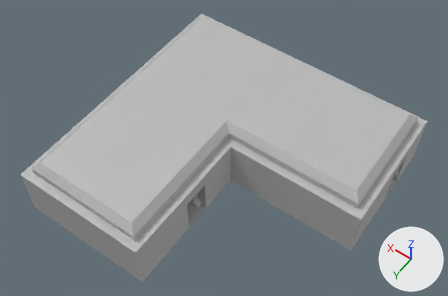
A saved change to the FBX model Assets/Models/Room 02.fbx.
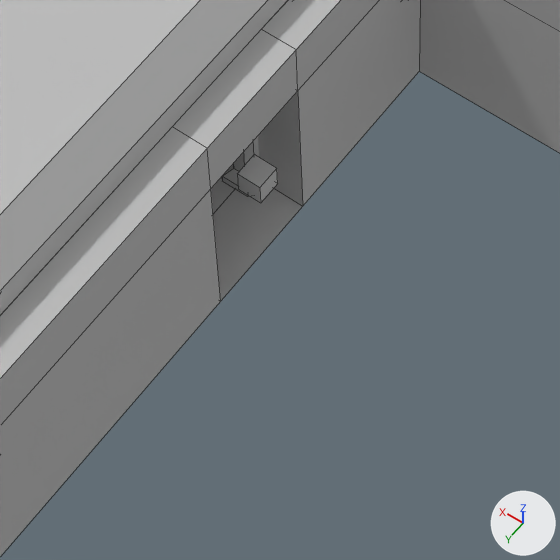
Each version appears first whole from a camera (50 mm lens) standing at (-12.91, 26.68, 37.53) and looking at (2.79, 4.7, 2.99), and next in a close-up on the part from 32% to 58% of the width and 56% to 95% of the height. The axes (+X, +Y, +Z) are drawn at lower right. The lights are the same throughout. The close-ups show mesh edges as thin lines. Where no turn or scale is listed for an object, it has been applied to the vertices.

In view in the first close-up: 'Door_03', 'Roof', 'Room_02', 'piller_035'.
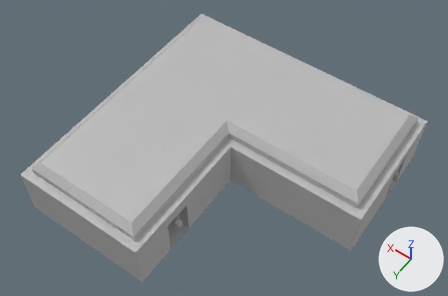
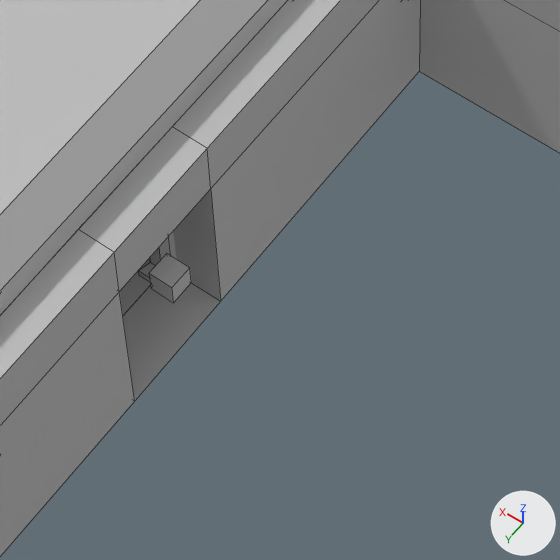
Commit message: updated door on room 2

The change, as a diff of the scene's bpy script:
```diff
--- a/Assets/Models/Room 02.fbx.py
+++ b/Assets/Models/Room 02.fbx.py
@@ me_mesh @@
 me_mesh.from_pydata(...)  # 128 vertices, 115 faces; spans x -20.0..30.0, y 0.0..10.0, z -37.5..12.5
 # used by ob_room_02; parent = ob_done; location = (0.0, 0.0, 0.0)
 # before: 44 (7.5, 7.5, -20.0), 45 (7.5, 0.0, -20.0), 48 (7.5, 7.5, -25.0), 49 (7.5, 0.0, -25.0), 52 (5.0, 7.5, -20.0) at pixel (297, 90)
 # before: 53 (5.0, 0.0, -20.0) at pixel (302, 206), 54 (5.0, 0.0, -25.0) at pixel (220, 301), 55 (5.0, 7.5, -25.0) at pixel (210, 188), 70 (5.0, 10.0, -20.0) at pixel (296, 49), 74 (5.0, 10.0, -25.0) at pixel (207, 148)
 # before: 105 (6.5, 10.0, -20.0) at pixel (261, 29), 113 (6.5, 10.0, -25.0) at pixel (172, 126)
+# me_mesh part 1
+for i in [44, 45, 48, 49, *range(52, 56), 70, 74, 105, 113]: me_mesh.vertices[i].co += Vector((0.0, 0.0, -5.0))
 me_mesh.materials.append(mat_lambert1)
```

Where the change shows, as pixel boxes (x1, y1, x2, y2) in the close-ups (560 x 560 px; the box of a moved part takes in the faces that stretch with it):
part 1 of me_mesh, moved or reshaped
    both: (57, 0, 344, 404)
